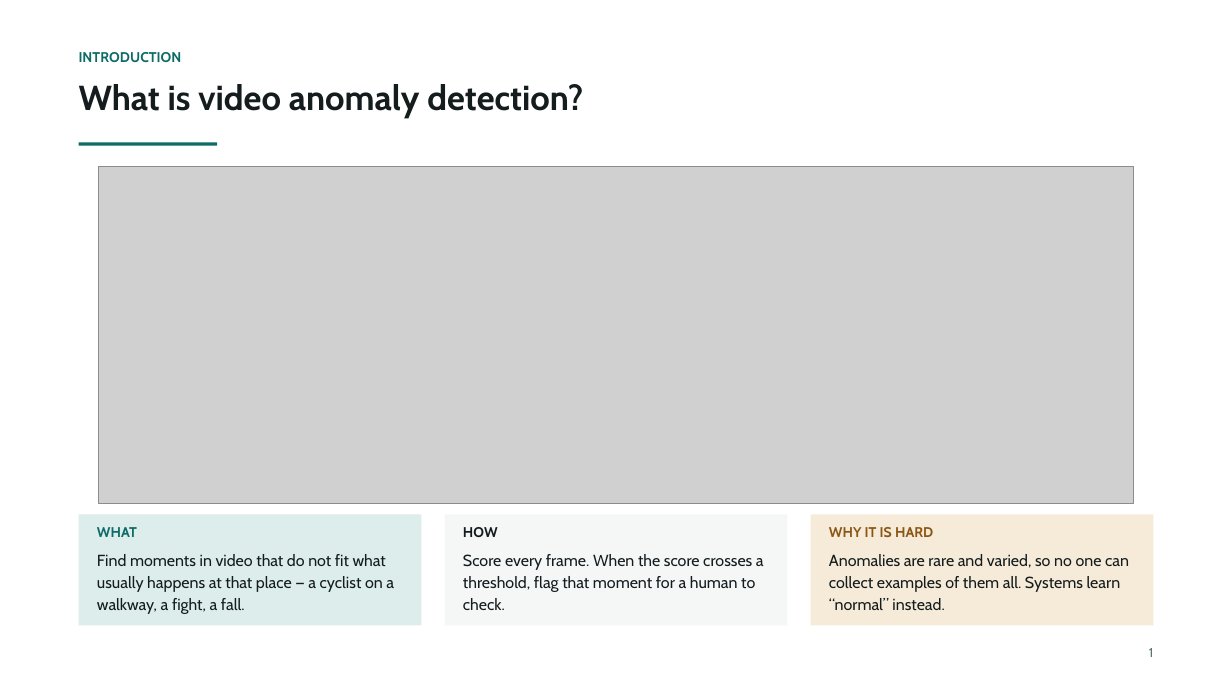
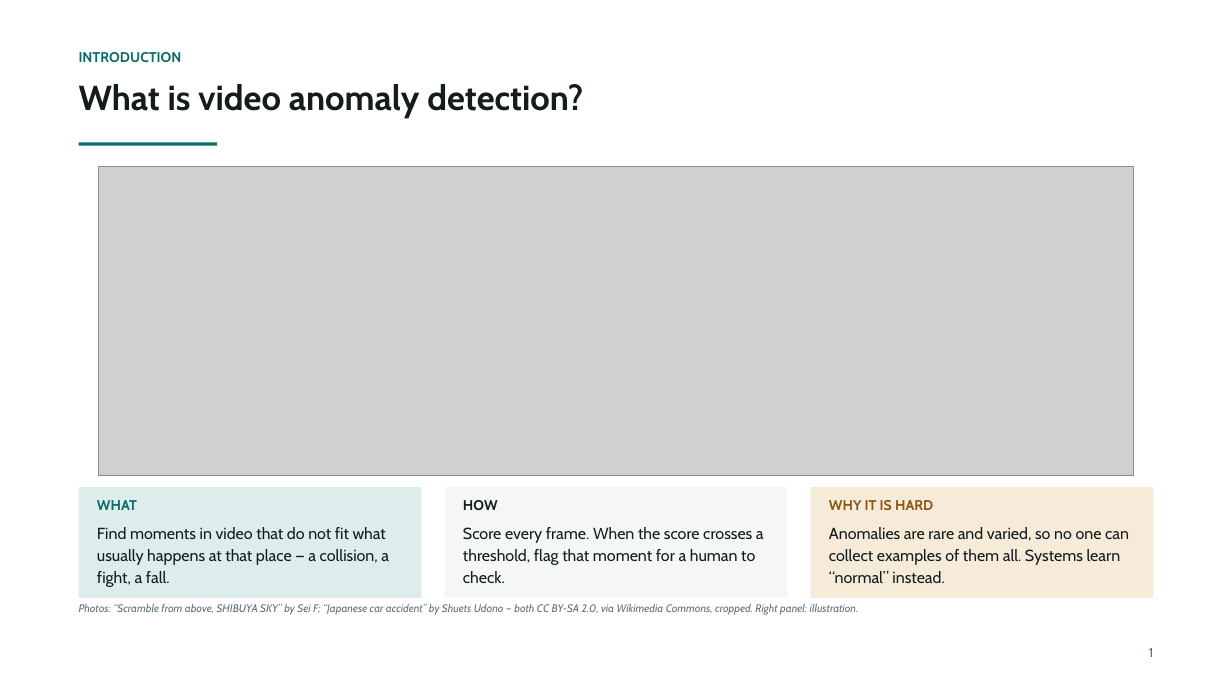
Before and after one commit to prakash-nitc/multimodal-anomaly-detection, a slide deck: slide 2 of docs/06_presentations/DA-ZVAD_Phase3_Review.pptx. Drawn at 1232x693 pixels with LibreOffice and Linux fonts; fonts in the diff are those of the drawing; grey boxes stand for pictures. Boxes give left, top, right and bottom in pixels: in the first picture for what was removed or moved away, otherwise in the second. Text is boxed around its words. In the diff, an @@ line names an element or a change of style, - is before the commit and + after.

```diff
--- a/docs/06_presentations/DA-ZVAD_Phase3_Review.pptx
+++ b/docs/06_presentations/DA-ZVAD_Phase3_Review.pptx
@@ picture resized from (x1=99, y1=166, x2=1134, y2=504) to (x1=99, y1=166, x2=1134, y2=476) @@
@@ 5 texts, 3 rectangles moved together from (x1=79, y1=515, x2=1153, y2=626) to (x1=79, y1=487, x2=1153, y2=598) @@
@@ text at (x1=97, y1=527, x2=389, y2=587): text changed @@
-Find moments in video that do not fit what usually happens at that place — a cyclist on a walkway, a fight, a fall.
+Find moments in video that do not fit what usually happens at that place — a collision, a fight, a fall.
@@ text added at (x1=79, y1=604, x2=859, y2=615), 8.5 pt, text #617274, italic @@
+Photos: “Scramble from above, SHIBUYA SKY” by Sei F; “Japanese car accident” by Shuets Udono — both CC BY-SA 2.0, via Wikimedia Commons, cropped. Right panel: illustration.
```
Also in this commit, not shown: 9 other files.
